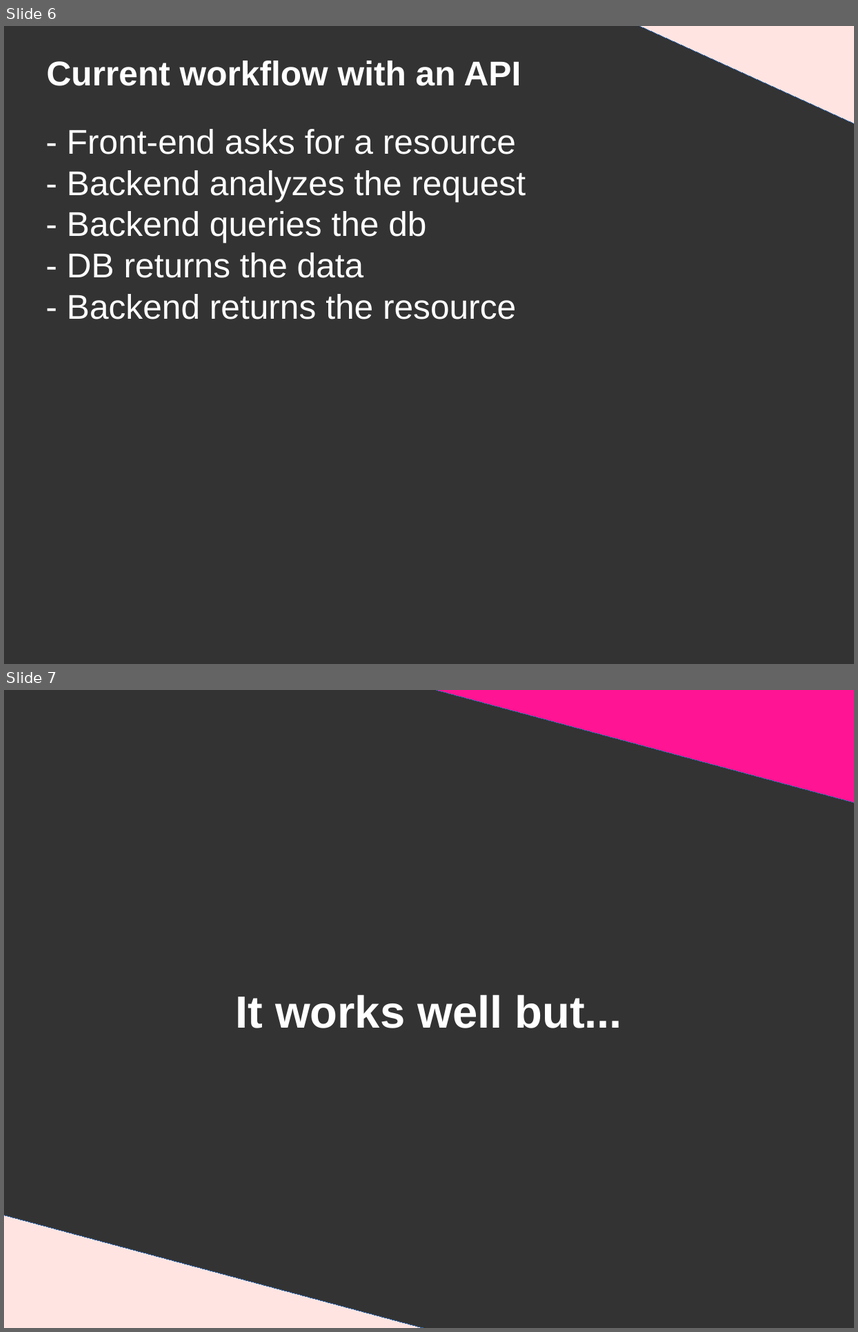
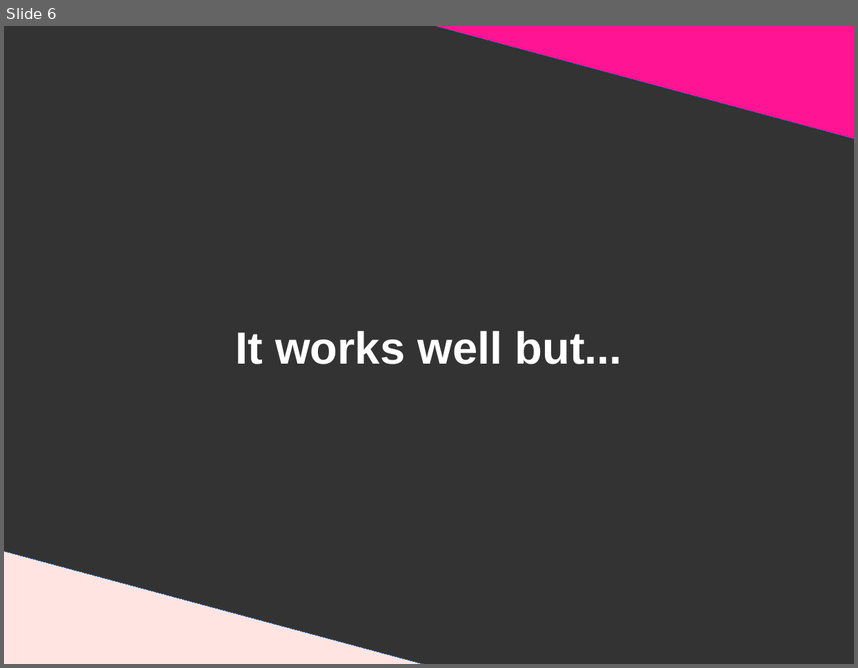
Before and after one commit to DanYellow/presentations, a slide deck: graphql/presentation.odp. Shown one above the other, each under a label of ours: slides 6 and 7 before the commit, slide 6 after it. The pictures are 858x1332 and 858x668 pixels, drawn with LibreOffice and Linux fonts; fonts in the diff are those of the drawing. Boxes give left, top, right and bottom in pixels: in the first picture for what was removed or moved away, otherwise in the second. Text is boxed around its words. In the diff, an @@ line names an element or a change of style, - is before the commit and + after.

```diff
--- a/graphql/presentation.odp
+++ b/graphql/presentation.odp
@@ slide 6 removed at bbox=[4, 26, 854, 664], background #333333 @@
@@ right triangle removed at bbox=[637, 26, 854, 125] @@
@@ title removed at bbox=[47, 60, 522, 86] @@
-Current workflow with an API
@@ title removed at bbox=[67, 129, 526, 319] @@
-- Front-end asks for a resource
-- Backend analyzes the request
-- Backend queries the db
-- DB returns the data
-- Backend returns the resource
@@ what was slide 7 is now slide 6 @@
```
Also in this commit, not shown: 4 slides changed, 2 slides added, 2 other files.
